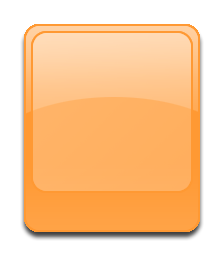
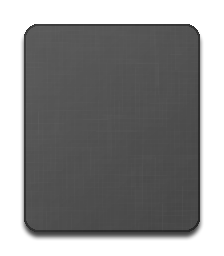
Layers edited between the first and the second 224px x 256px image:
hid "Orange Border" over bbox(31, 31, 193, 193)
showed group "Back" (4 layers) over bbox(24, 24, 200, 232)
"Layer 26": opacity 25% → 10% over bbox(24, 24, 200, 232)
"Layer 27": opacity 57% → 75% over bbox(24, 24, 200, 232)
"Layer 25": opacity 83% → 89% over bbox(24, 24, 200, 232)
added layer "Layer 28" in group "Back" over bbox(24, 24, 200, 232)
hid group "Album Cover" (4 layers) over bbox(32, 32, 192, 192)
hid "Orange" over bbox(24, 24, 200, 232)
hid "Blue BG" over bbox(24, 24, 200, 232)
hid "Old Blue BG" over bbox(24, 24, 200, 232)
